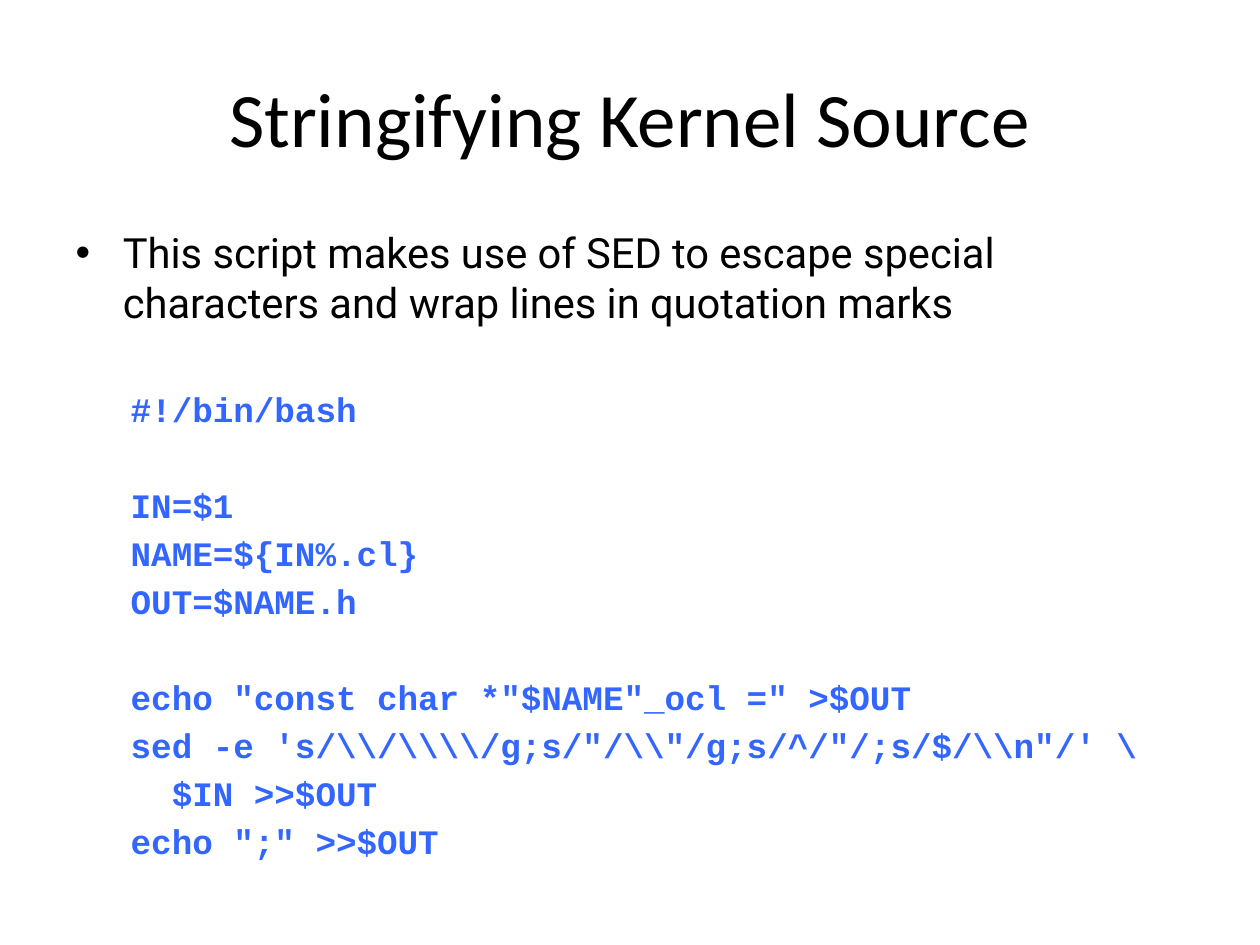
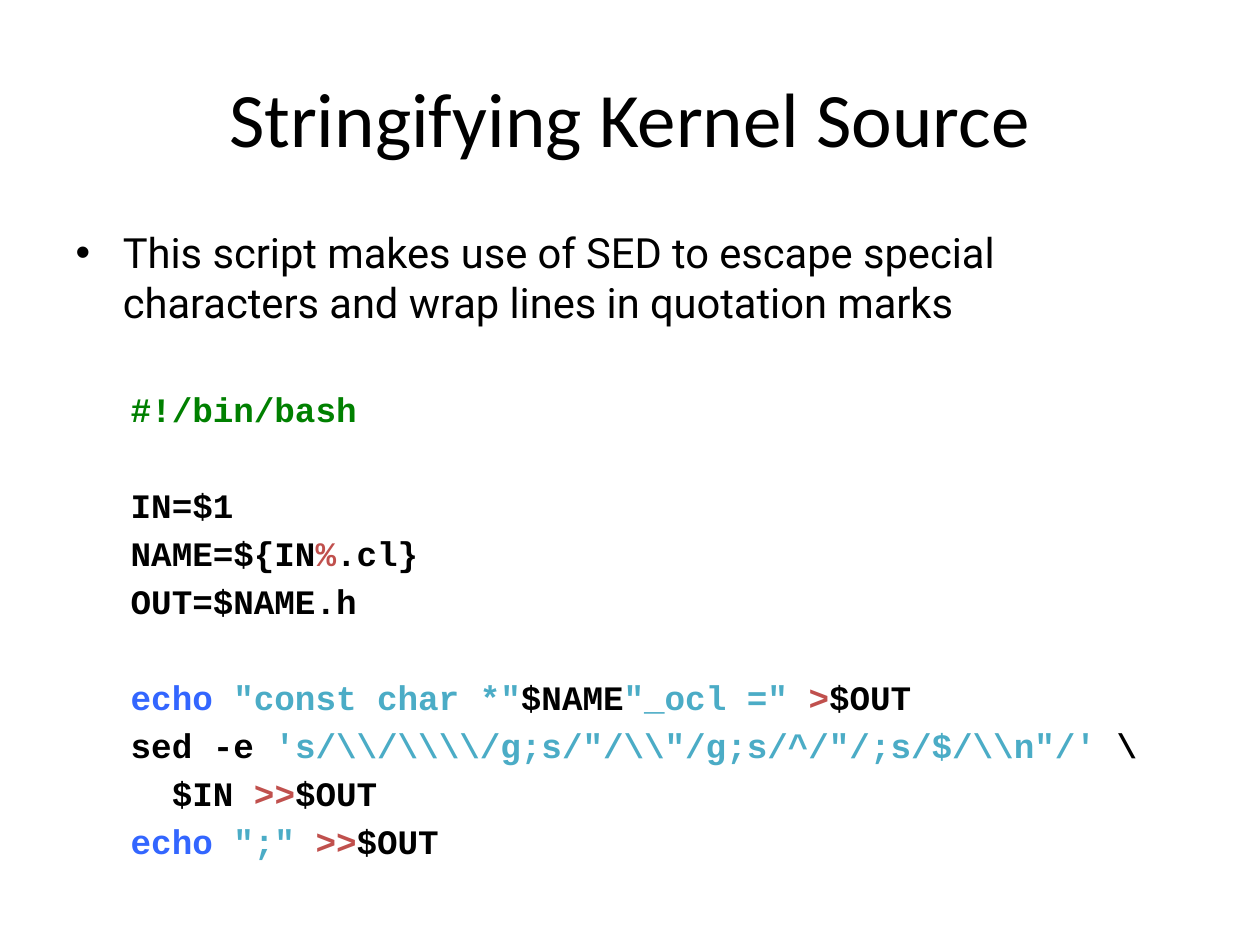
Before and after one commit to UoB-HPC/opencl-training-code, a slide deck: slide 4 of slides/advanced_part2.pptx. Drawn at 1260x945 pixels with LibreOffice and Linux fonts; fonts in the diff are those of the drawing. Boxes give left, top, right and bottom in pixels: in the first picture for what was removed or moved away, otherwise in the second. Text is boxed around its words. In the diff, an @@ line names an element or a change of style, - is before the commit and + after.

```diff
--- a/slides/advanced_part2.pptx
+++ b/slides/advanced_part2.pptx
@@ text at <box>131,397,1096,857</box>: text colour #3366FF to #008000 in "#!/bin/bash"; text colour #3366FF to #000000 in "IN=$1", "NAME=${IN%.cl}", "OUT=$NAME.h", "*"$NAME"_ocl >$OUT" and 3 more places; text colour #3366FF to #C0504D in "NAME=${IN%.cl}", ">$OUT", ">>$OUT", ">>$OUT"; text colour #3366FF to #4BACC6 in ""const char *"$NAME"_ocl ="", "'s/\\/\\\\/g;s/"/\\"/g;s/^/"/;s/$/\\n"/'", "";"" @@
```
Also in this commit, not shown: 3 other slides changed.
